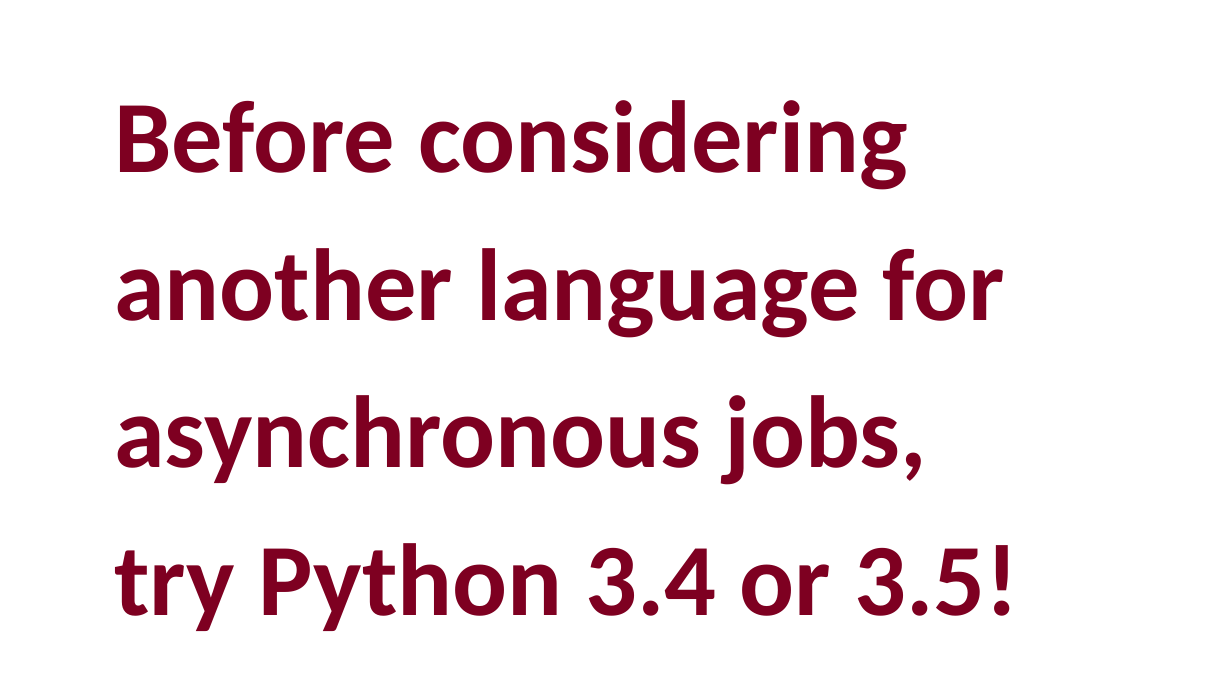
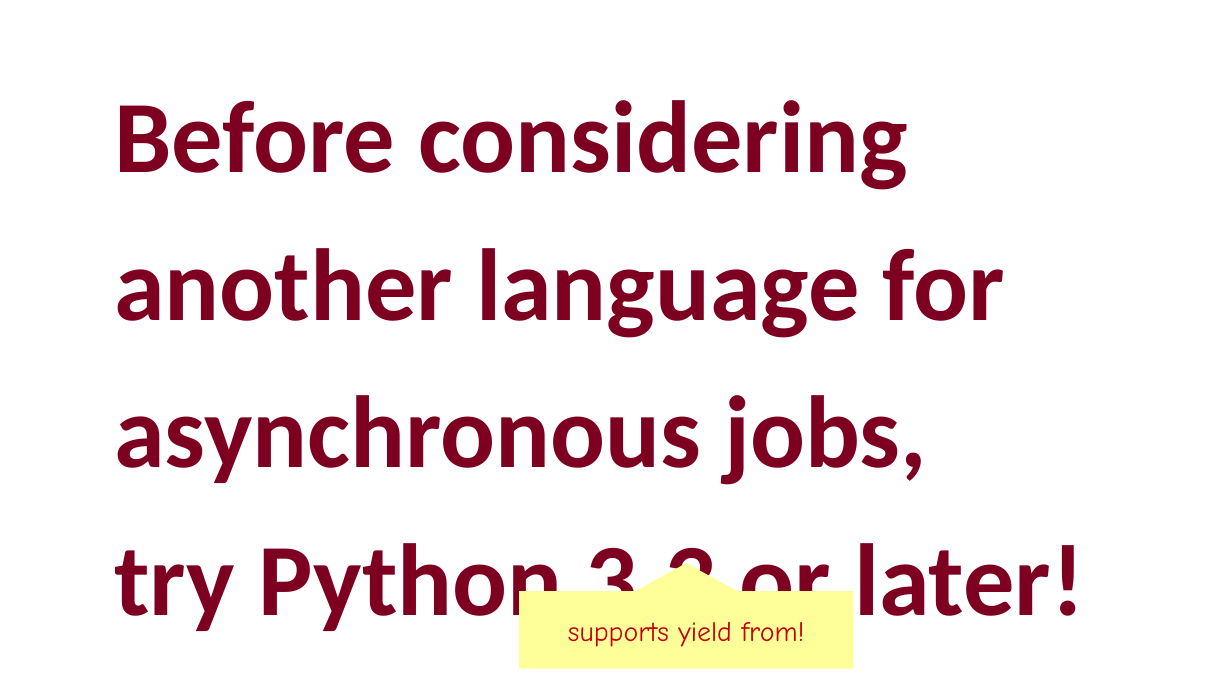
Before and after one commit to ramalho/platespinning, a slide deck: slide 38 of plate-spinning-oscon-eu.odp. Drawn at 1232x693 pixels with LibreOffice and Linux fonts; fonts in the diff are those of the drawing. Boxes give left, top, right and bottom in pixels: in the first picture for what was removed or moved away, otherwise in the second. Text is boxed around its words. In the diff, an @@ line names an element or a change of style, - is before the commit and + after.

```diff
--- a/plate-spinning-oscon-eu.odp
+++ b/plate-spinning-oscon-eu.odp
@@ title at (x1=114, y1=100, x2=1084, y2=639): text changed @@
-Before considering another language for asynchronous jobs,
-try Python 3.4 or 3.5!
+Before considering another language for asynchronous jobs,
+try Python 3.3 or later!
@@ up arrow callout added at (x1=520, y1=563, x2=854, y2=669), fill #FFFF99, 18 pt, text #C5000B @@
+supports yield from!
```
Also in this commit, not shown: 27 other slides changed, 2 slides added, 2 slides removed, 11 other files.
